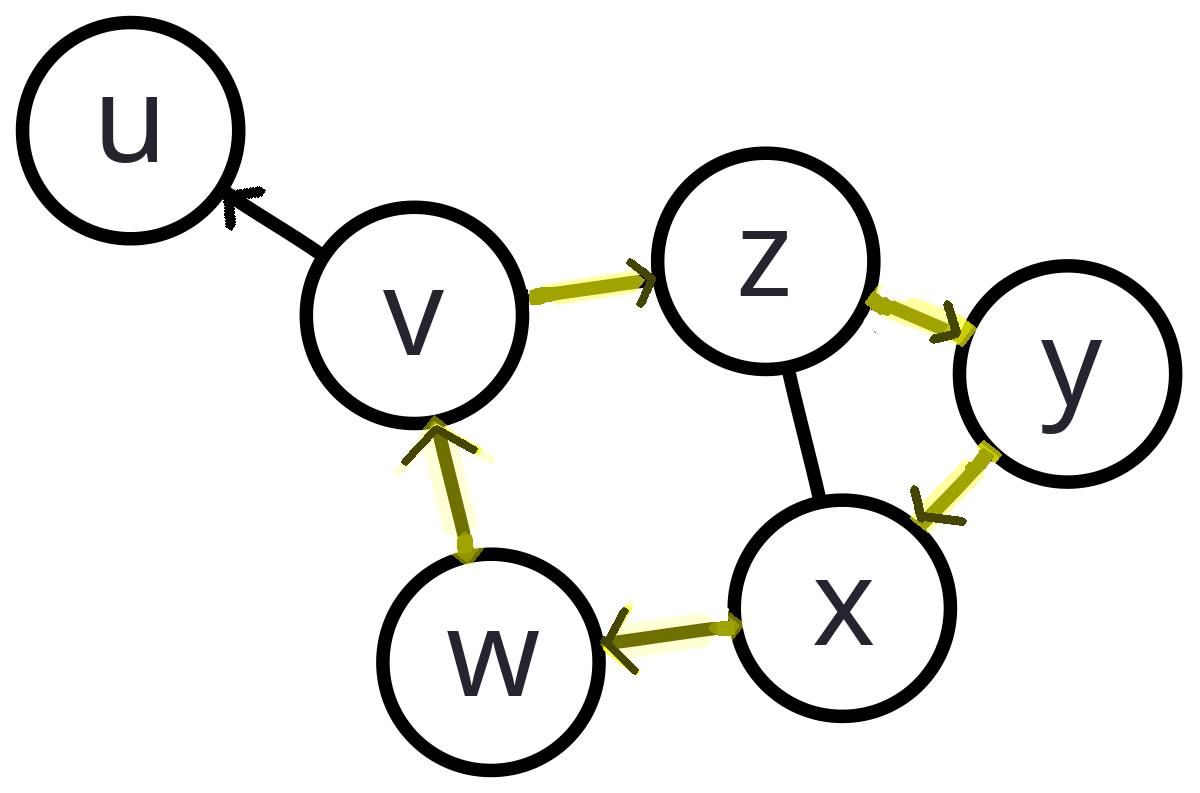
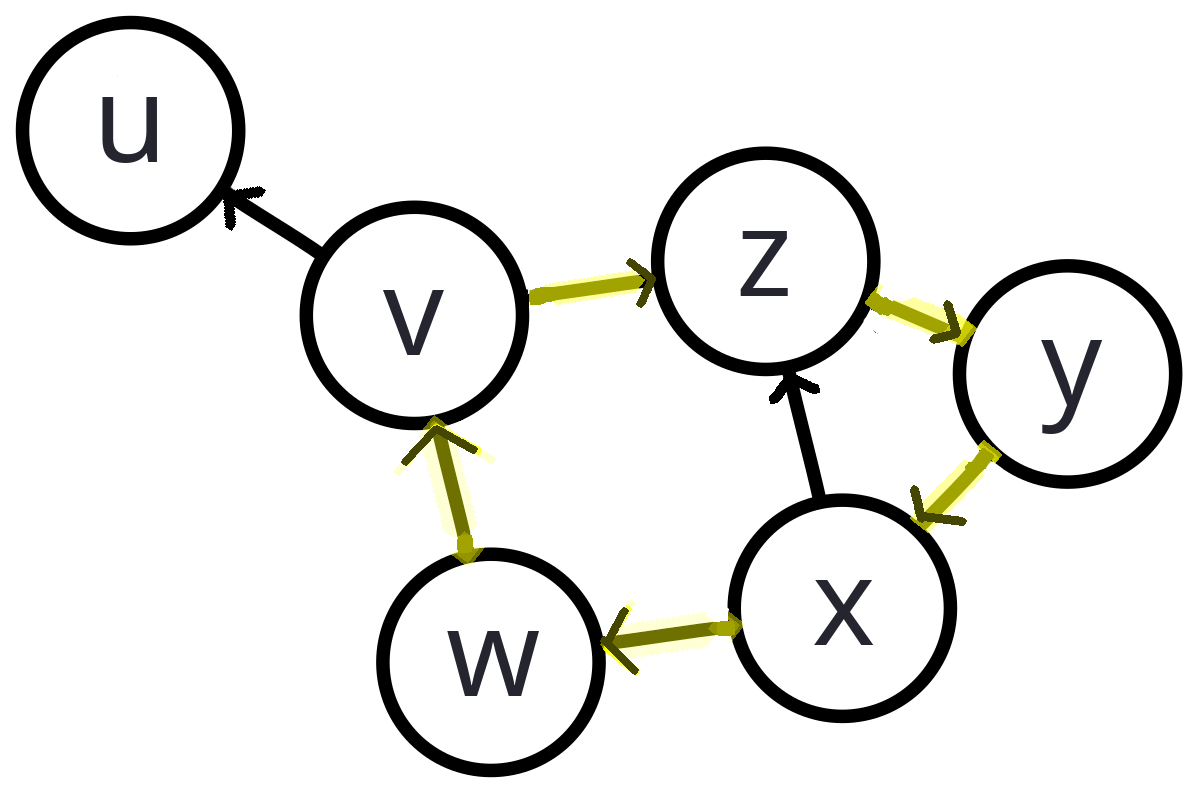
The second (1200, 793) image is a revision of the first. Changes to its layers:
painted on "circuito_orientado.png" over [769, 375, 820, 404]
